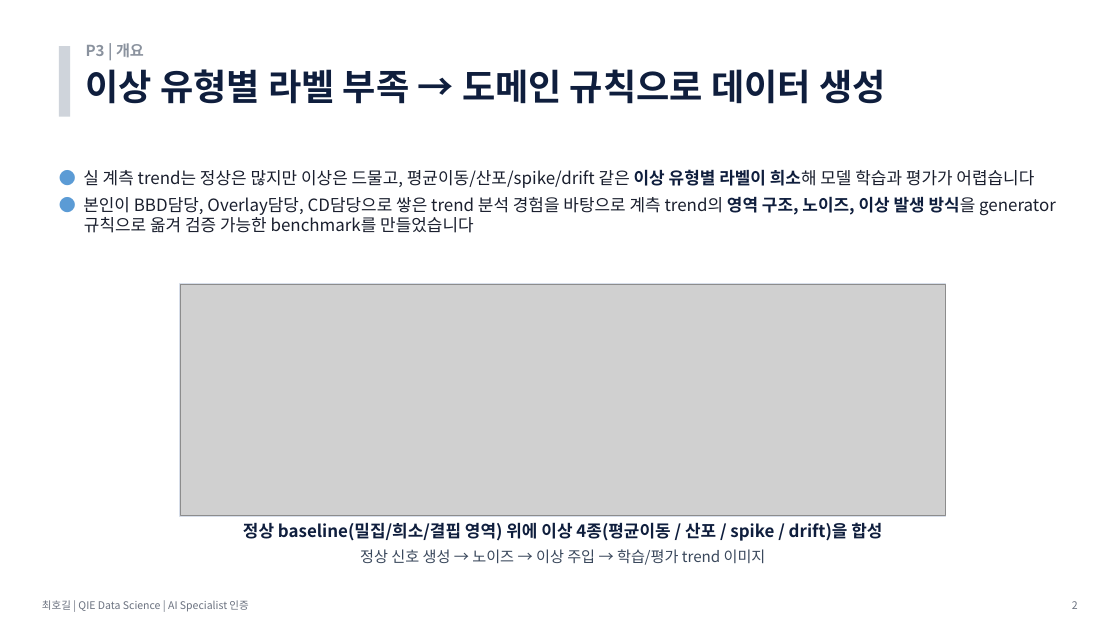
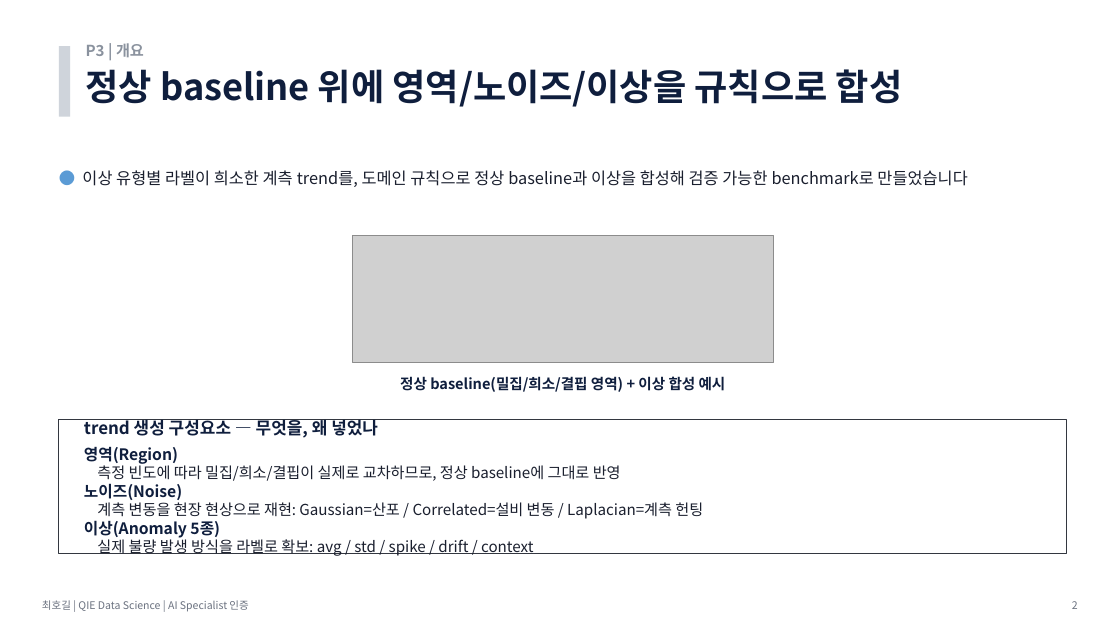
Before and after one commit to hogil/fbm_paper, a slide deck: slide 2 of recommendation/presentation/발표_P3_데이터생성_최호길.pptx. Drawn at 1120x630 pixels with LibreOffice and Linux fonts; fonts in the diff are those of the drawing; grey boxes stand for pictures. Boxes give left, top, right and bottom in pixels: in the first picture for what was removed or moved away, otherwise in the second. Text is boxed around its words. In the diff, an @@ line names an element or a change of style, - is before the commit and + after.

```diff
--- a/recommendation/presentation/발표_P3_데이터생성_최호길.pptx
+++ b/recommendation/presentation/발표_P3_데이터생성_최호길.pptx
@@ text at [86,69,903,107]: text changed @@
-이상 유형별 라벨 부족 → 도메인 규칙으로 데이터 생성
+정상 baseline 위에 영역/노이즈/이상을 규칙으로 합성
@@ text at [82,170,967,187]: text changed; size 14.5 to 14 pt @@
-● 실 계측 trend는 정상은 많지만 이상은 드물고, 평균이동/산포/spike/drift 같은 이상 유형별 라벨이 희소해 모델 학습과 평가가 어렵습니다
-● 본인이 BBD담당, Overlay담당, CD담당으로 쌓은 trend 분석 경험을 바탕으로 계측 trend의 영역 구조, 노이즈, 이상 발생 방식을 generator 규칙으로 옮겨 검증 가능한 benchmark를 만들었습니다
+● 이상 유형별 라벨이 희소한 계측 trend를, 도메인 규칙으로 정상 baseline과 이상을 합성해 검증 가능한 benchmark로 만들었습니다
@@ picture: place and size @@
-picture at [181,285,945,516]
+picture at [352,235,773,362]
@@ rectangle removed at [180,284,946,517] @@
@@ text at [400,376,726,392]: text changed; size 14.5 to 12.5 pt @@
-정상 baseline(밀집/희소/결핍 영역) 위에 이상 4종(평균이동 / 산포 / spike / drift)을 합성
+정상 baseline(밀집/희소/결핍 영역) + 이상 합성 예시
@@ text added at [84,419,703,554], 13 pt, text #1A1F2E @@
+trend 생성 구성요소 — 무엇을, 왜 넣었나
+영역(Region)
+측정 빈도에 따라 밀집/희소/결핍이 실제로 교차하므로, 정상 baseline에 그대로 반영
+노이즈(Noise)
+계측 변동을 현장 현상으로 재현: Gaussian=산포 / Correlated=설비 변동 / Laplacian=계측 헌팅
+이상(Anomaly 5종)
+실제 불량 발생 방식을 라벨로 확보: avg / std / spike / drift / context
@@ rectangle added at [59,420,1067,554], fill #FFFFFF, outline #333740 1.25 pt @@
@@ text removed at [360,549,766,565] @@
-정상 신호 생성 → 노이즈 → 이상 주입 → 학습/평가 trend 이미지
```
Also in this commit, not shown: 1 other slide changed, 1 other file.
